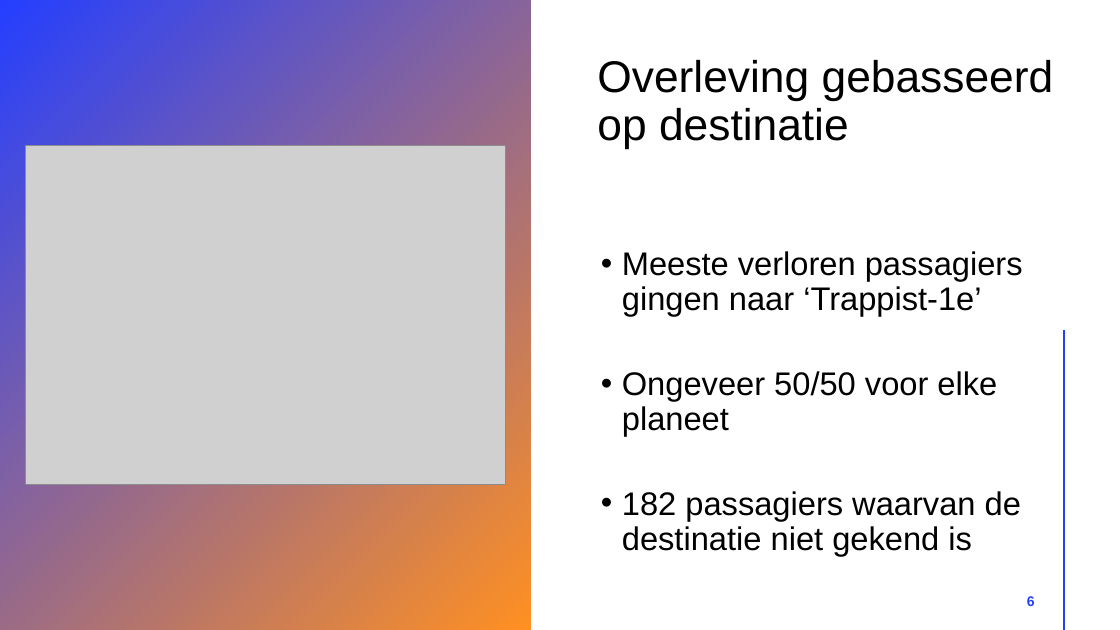
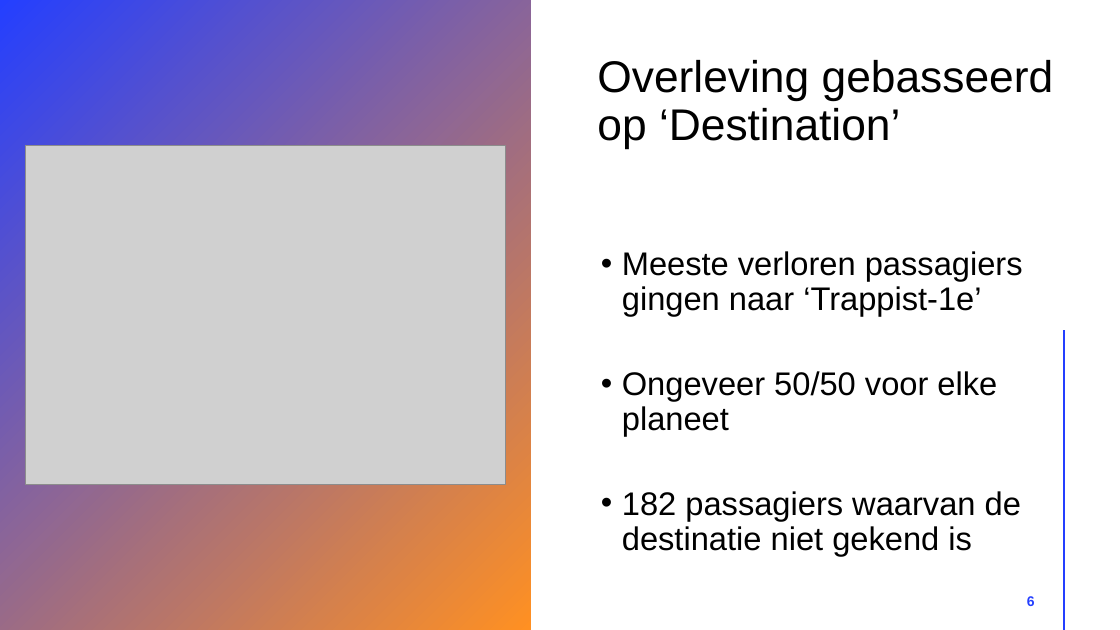
Before and after one commit to robinmonsere/Spaceship-Titanic, a slide deck: slide 6 of Documents/Spaceship titanic.pptx. Drawn at 1120x630 pixels with LibreOffice and Linux fonts; fonts in the diff are those of the drawing; grey boxes stand for pictures. Boxes give left, top, right and bottom in pixels: in the first picture for what was removed or moved away, otherwise in the second. Text is boxed around its words. In the diff, an @@ line names an element or a change of style, - is before the commit and + after.

```diff
--- a/Documents/Spaceship titanic.pptx
+++ b/Documents/Spaceship titanic.pptx
@@ title at bbox=[597, 60, 1054, 148]: text changed @@
-Overleving gebasseerd op destinatie
+Overleving gebasseerd op ‘Destination’
```
Also in this commit, not shown: 11 other slides changed, 1 slide added, 2 other files.
